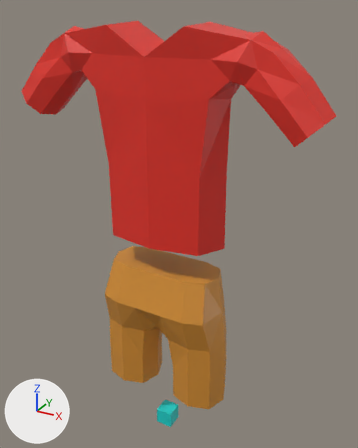
Renders of the COLLADA model SokobanCopy2/art.scnassets/Character/outfit_character_idle.dae from each side of a commit.
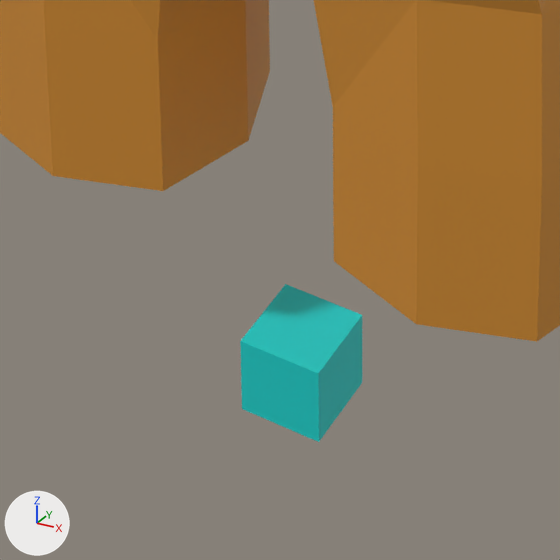
Each version appears first whole from a camera (50 mm lens) standing at (1.239, -2.104, 2.446) and looking at (0.032, 0.091, 1.349), and next in a close-up on the part from 32% to 60% of the width and 78% to 100% of the height. Every picture has the same lights, and +X, +Y and +Z are marked at lower left.
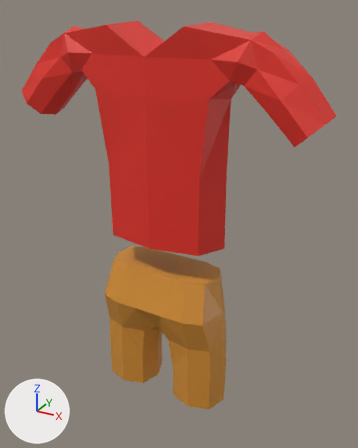
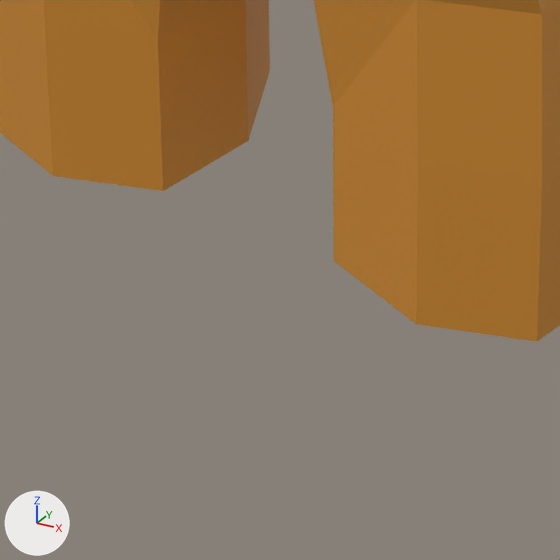
The change in detail:
me_cube_005 has 195 vertices, 384 faces and spans x -0.85..0.82, y -0.2..0.17, z 0.0..2.38.
me_cube_005 is used by ob_cube_002; location (0.0, 0.0, 0.0).
me_cube_005 no longer uses material mat_material_003 (cyan #15d1cc).
me_cube_005 part 1: the loose piece of 8 vertices spanning x -0.05..0.05, y -0.05..0.05, z 0.0..0.1 is deleted.

What differs and where, as boxes (x1, y1, x2, y2) in the close-ups (560 x 560 px):
'Cube_002', reshaped
    before: (0, 0, 560, 442)
    after: (0, 0, 560, 342)
part 1 of me_cube_005, deleted (cyan)
    before: (240, 284, 362, 442)
